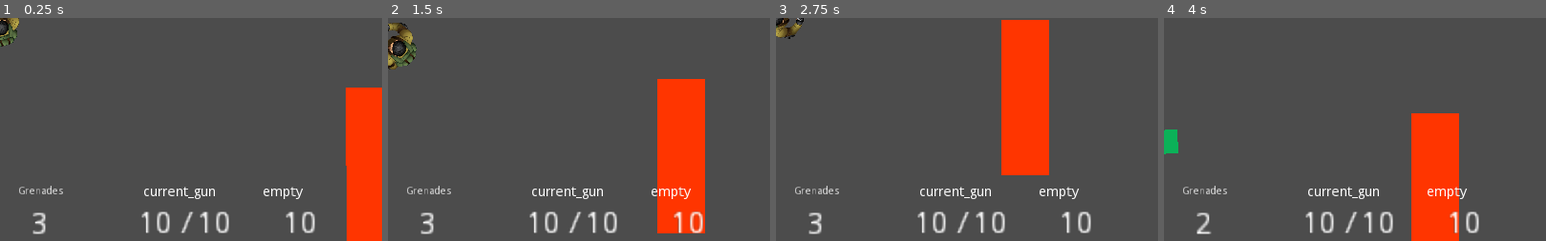
Above: before the commit, frames 1-4 (left to right).
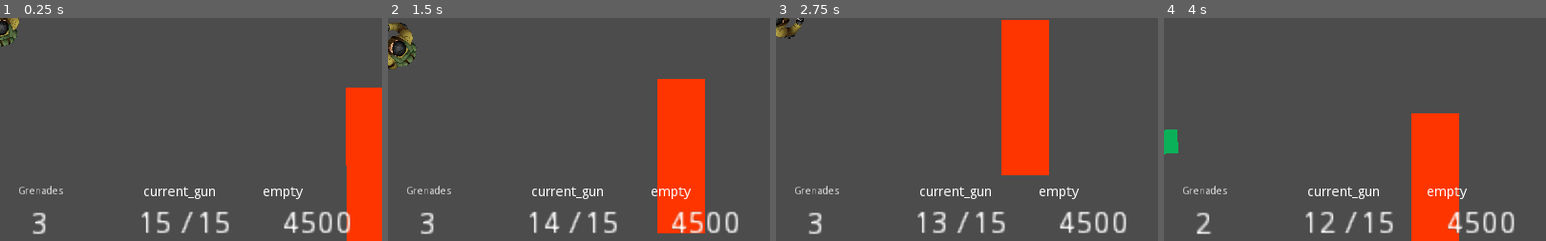
Above: after the commit, the same moments.

Repository: seffa1/ZombieGame
Game: Godot game, scene res://world.tscn
Same seed, same stepped clock (60 frames per second), same inputs: the game is played once before the commit and once after it.
Inputs (mouse positions are % of the whole screen's width and height, from its top left):
- Up to frame 1 (0.25 s): no input
- Up to frame 2 (1.5 s): move the mouse to (72, 45) at 0.52 s; press the mouse at (72, 45) at 0.53 s; hold D (right) 0.53-1.28 s; tap Space (melee) at 0.8, 1.35 s; move the mouse to (30, 55) at 1.27 s; release the mouse at (30, 55) at 1.28 s; hold S (down) from 1.28 s (still down)
- Up to frame 3 (2.75 s): click (30, 55) at 1.55 s; move the mouse to (60, 28) at 2.02 s; release S (down) at 2.03 s; press the mouse at (60, 28) at 2.03 s; hold D (right) from 2.03 s (still down); tap Space (melee) at 2.3 s
- Up to frame 4 (4 s): move the mouse to (45, 70) at 2.77 s; release D (right) at 2.78 s; release the mouse at (45, 70) at 2.78 s; hold W (up) 2.78-3.53 s; right-click (45, 70) at 2.85 s; click (45, 70) at 3.05 s; move the mouse to (80, 65) at 3.52 s; hold A (left) from 3.53 s (still down); hold F (interact) from 3.53 s (still down); tap Space (melee) at 3.8 s
The pictures show only the part of the screen within x 50-100%, y 48-98%; the shares and areas given below are measured in that part.

The runs differ from the first frame. In frame 1, 1.2% of the frame differs, in the area x 41-92%, y 86-97%; in frame 2, 1.3%; in frame 3, 1.2%; in frame 4, 1.2%.
Error before the commit: Invalid set index 'wait_time' (on base: 'null instance') with value of type 'float'. (res://Pistol.gd:24)

Commit message:
moved fire rate logic to the animation player

Diff:
--- a/Gun.gd
+++ b/Gun.gd
@@ -12,17 +12,13 @@
 export var GUN_NAME : String
 
 # TODO: These will be controlled by player animations
-export var fire_rate = .06  # seconds / bullet (.06 is an irl m16)
 export var RELOAD_SPEED = 1
-var can_shoot = true  # This variable will be moved to the player
 
 onready var ammo = STARTING_AMMO setget set_ammo
 onready var clip_count = CLIP_SIZE setget set_clip_count
 
 # Called when the node enters the scene tree for the first time.
 func _ready():
-	$GunTimer.wait_time = fire_rate
-
 	# Connect this guns shoot method to the world
 	var world = get_node('/root/World')
 	self.connect("shoot", world, '_on_gun_shoot')
@@ -32,8 +28,6 @@
 	self.connect('updateHUD', hud, '_on_update_hud_gun')
 	emit_signal("updateHUD", clip_count, CLIP_SIZE, ammo)
 
-	pass # Replace with function body.
-
 func set_ammo(_value):
 	ammo = _value
 	emit_signal("updateHUD", clip_count, CLIP_SIZE, ammo)
@@ -42,40 +36,17 @@
 	clip_count = _value
 	emit_signal("updateHUD", clip_count, CLIP_SIZE, ammo)
 
-# Called every frame. 'delta' is the elapsed time since the previous frame.
-#func _process(delta):
-#	# i could change this is "just_pressed" for a single shot gun
-#	if SINGLE_FIRE:
-#		if Input.is_action_just_pressed("click"):
-#			shoot()
-#	else:
-#		if Input.is_action_pressed("click"):
-#			shoot()
-#
-#	if Input.is_action_just_pressed("reload"):
-#		reload()
+func shoot():
+	# create a bullet
+	var dir = Vector2(1,0).rotated(global_rotation)
 
+	# Emit bullet to the world with a reference to the player so the player can gain points if the bullet kills a zombie.
+	var player_shooting = get_parent()
+	emit_signal('shoot', Bullet, global_position, dir, damage, player_shooting)
 
-
-func shoot():
-	if can_shoot:
-		if clip_count == 0:
-			# tell player their gun is empty
-			return
-
-		# Automatic guns fire on a timer (fire rate)
-		if not SINGLE_FIRE:
-			can_shoot = false
-			$GunTimer.start()
-
-
-		# create a bullet
-		var dir = Vector2(1,0).rotated(global_rotation)
-#		print(dir)
-		var player_shooting = get_parent()
-		emit_signal('shoot', Bullet, global_position, dir, damage, player_shooting)
-		clip_count -= 1
-		emit_signal("updateHUD", clip_count, CLIP_SIZE, ammo)
+	# Update the clip count
+	clip_count -= 1
+	emit_signal("updateHUD", clip_count, CLIP_SIZE, ammo)
 
 
 func reload():
@@ -93,7 +64,3 @@
 	ammo -= amount_to_fill
 	clip_count += amount_to_fill
 	emit_signal("updateHUD", clip_count, CLIP_SIZE, ammo)
-
-
-func _on_GunTimer_timeout():
-	can_shoot = true
--- a/Pistol.tscn
+++ b/Pistol.tscn
@@ -8,8 +8,7 @@
 script = ExtResource( 1 )
 Bullet = ExtResource( 3 )
 CLIP_SIZE = 15
-RELOAD_SPEED = 3
 damage = 1
-fire_rate = 1.0
 SINGLE_FIRE = true
 GUN_NAME = "PISTOL"
+RELOAD_SPEED = 3
--- a/Player.gd
+++ b/Player.gd
@@ -49,6 +49,7 @@
 	"SINGLE_FIRE": null
 }
 var can_switch_weapons = true
+var can_shoot = true  # Controller by gun shoot animations
 
 # Grenades
 var MAX_GRENADE_COUNT = 10
@@ -89,10 +90,10 @@
 			melee()
 
 		if single_fire:
-			if Input.is_action_just_pressed("click"):
+			if Input.is_action_just_pressed("click") and can_shoot:
 				shoot()
 		else:
-			if Input.is_action_pressed("click"):
+			if Input.is_action_pressed("click") and can_shoot:
 				shoot()
 
 		if Input.is_action_just_pressed("reload"):
@@ -209,9 +210,9 @@
 	for _node in get_children():
 		if _node.get_filename() == current_gun.get_path():
 			var gun = _node
-			if gun.clip_count > 0 and gun.can_shoot:
+			if gun.clip_count > 0:
+				can_shoot = false
 				gun.shoot()
-
 				# Call the correct animation for the correct gun
 				# TODO: decouple this
 				match gun.GUN_NAME:
@@ -380,6 +381,10 @@
 	$HealTimer.start(HEALTH_REGEN_AFTER_DAMAGE_RATE)
 	animation_state_machine.travel("take_damage")
 
+func _on_shootAnimation_finished():
+	can_shoot = true
+
+
 func _on_RoomDetector_area_entered(area):
 	current_rooms[area.name] = area
 
@@ -391,29 +396,23 @@
 func _on_HealTimer_timeout():
 	can_heal = true
 
-
 func _on_InteractDetector_body_entered(body):
 	interactables.append(body)
 
-
 func _on_InteractDetector_body_exited(body):
 	interactables.erase(body)
 
-
 func _on_SwitchWeaponTimer_timeout():
 	can_switch_weapons = true
-
 
 func _on_MeleeDetector_body_entered(body):
 	print("Body entered")
 	meleeable_zombies.append(body)
 
-
 func _on_MeleeDetector_body_exited(body):
 	print("body exited")
 	meleeable_zombies.erase(body)
 
-
 func _on_Timer_timeout():
 	can_melee = true
 	melee_lunge = false
--- a/Player.tscn
+++ b/Player.tscn
@@ -364,6 +364,20 @@
 "update": 0,
 "values": [ Vector2( 48, 16 ) ]
 }
+tracks/4/type = "method"
+tracks/4/path = NodePath(".")
+tracks/4/interp = 1
+tracks/4/loop_wrap = true
+tracks/4/imported = false
+tracks/4/enabled = true
+tracks/4/keys = {
+"times": PoolRealArray( 0.15 ),
+"transitions": PoolRealArray( 1 ),
+"values": [ {
+"args": [  ],
+"method": "_on_shootAnimation_finished"
+} ]
+}
 
 [sub_resource type="Animation" id=14]
 resource_name = "pistol_walk"
@@ -474,7 +488,7 @@
 }
 
 [sub_resource type="Animation" id=34]
-resource_name = "riffle_shot"
+resource_name = "riffle_shoot"
 length = 0.25
 step = 0.05
 tracks/0/type = "value"
@@ -525,6 +539,20 @@
 "update": 1,
 "values": [ 0, 1, 2, 3, 4 ]
 }
+tracks/4/type = "method"
+tracks/4/path = NodePath(".")
+tracks/4/interp = 1
+tracks/4/loop_wrap = true
+tracks/4/imported = false
+tracks/4/enabled = true
+tracks/4/keys = {
+"times": PoolRealArray( 0.25 ),
+"transitions": PoolRealArray( 1 ),
+"values": [ {
+"args": [  ],
+"method": "_on_shootAnimation_finished"
+} ]
+}
 
 [sub_resource type="Animation" id=35]
 resource_name = "riffle_walk"
@@ -620,8 +648,8 @@
 [sub_resource type="AnimationNodeAnimation" id=36]
 animation = "riffle_idle"
 
-[sub_resource type="AnimationNodeAnimation" id=37]
-animation = "riffle_shot"
+[sub_resource type="AnimationNodeAnimation" id=53]
+animation = "riffle_shoot"
 
 [sub_resource type="AnimationNodeAnimation" id=38]
 animation = "riffle_walk"
@@ -666,27 +694,27 @@
 
 [sub_resource type="AnimationNodeStateMachineTransition" id=42]
 
-[sub_resource type="AnimationNodeStateMachineTransition" id=43]
-
-[sub_resource type="AnimationNodeStateMachineTransition" id=44]
-
-[sub_resource type="AnimationNodeStateMachineTransition" id=45]
+[sub_resource type="AnimationNodeStateMachineTransition" id=47]
+
+[sub_resource type="AnimationNodeStateMachineTransition" id=48]
+
+[sub_resource type="AnimationNodeStateMachineTransition" id=49]
+
+[sub_resource type="AnimationNodeStateMachineTransition" id=50]
+
+[sub_resource type="AnimationNodeStateMachineTransition" id=51]
+
+[sub_resource type="AnimationNodeStateMachineTransition" id=52]
+
+[sub_resource type="AnimationNodeStateMachineTransition" id=54]
+
+[sub_resource type="AnimationNodeStateMachineTransition" id=55]
+
+[sub_resource type="AnimationNodeStateMachineTransition" id=56]
 switch_mode = 2
 auto_advance = true
 
-[sub_resource type="AnimationNodeStateMachineTransition" id=46]
-
-[sub_resource type="AnimationNodeStateMachineTransition" id=47]
-
-[sub_resource type="AnimationNodeStateMachineTransition" id=48]
-
-[sub_resource type="AnimationNodeStateMachineTransition" id=49]
-
-[sub_resource type="AnimationNodeStateMachineTransition" id=50]
-
-[sub_resource type="AnimationNodeStateMachineTransition" id=51]
-
-[sub_resource type="AnimationNodeStateMachineTransition" id=52]
+[sub_resource type="AnimationNodeStateMachineTransition" id=57]
 
 [sub_resource type="AnimationNodeStateMachine" id=10]
 states/melee_hit/node = SubResource( 27 )
@@ -701,13 +729,13 @@
 states/pistol_walk/position = Vector2( 377, 572.062 )
 states/riffle_idle/node = SubResource( 36 )
 states/riffle_idle/position = Vector2( 640, 481 )
-states/riffle_shot/node = SubResource( 37 )
-states/riffle_shot/position = Vector2( 556.5, 571.328 )
+states/riffle_shoot/node = SubResource( 53 )
+states/riffle_shoot/position = Vector2( 560.5, 572.031 )
 states/riffle_walk/node = SubResource( 38 )
 states/riffle_walk/position = Vector2( 734, 571.664 )
 states/take_damage/node = SubResource( 24 )
 states/take_damage/position = Vector2( 316.75, 311.477 )
-transitions = [ "pistol_idle", "pistol_walk", SubResource( 1 …(699 unchanged characters)… lk", "riffle_idle", SubResource( 42 ), "riffle_walk", "riffle_shot", SubResource( 43 ), "riffle_shot", "riffle_walk", SubResource( 44 ), "riffle_shot", "riffle_idle", SubResource( 45 ), "riffle_idle", "riffle_shot", SubResource( 46 ), "take_damage", "riffle_idle", SubResource( 47 ), "riffle_idle", "take_damage", SubResource( 48 ), "melee_hit", "riffle_idle", SubResource( 49 ), "riffle_idle", "melee_hit", SubResource( 50 ), "melee_miss", "riffle_idle", SubResource( 51 ), "riffle_idle", "melee_miss", SubResource( 52 ) ]
+transitions = [ "pistol_idle", "pistol_walk", SubResource( 1 …(699 unchanged characters)… lk", "riffle_idle", SubResource( 42 ), "take_damage", "riffle_idle", SubResource( 47 ), "riffle_idle", "take_damage", SubResource( 48 ), "melee_hit", "riffle_idle", SubResource( 49 ), "riffle_idle", "melee_hit", SubResource( 50 ), "melee_miss", "riffle_idle", SubResource( 51 ), "riffle_idle", "melee_miss", SubResource( 52 ), "riffle_walk", "riffle_shoot", SubResource( 54 ), "riffle_shoot", "riffle_walk", SubResource( 55 ), "riffle_shoot", "riffle_idle", SubResource( 56 ), "riffle_idle", "riffle_shoot", SubResource( 57 ) ]
 start_node = "pistol_idle"
 graph_offset = Vector2( 48, 262 )
 
@@ -747,7 +775,7 @@
 anims/pistol_shoot = SubResource( 13 )
 anims/pistol_walk = SubResource( 14 )
 anims/riffle_idle = SubResource( 33 )
-anims/riffle_shot = SubResource( 34 )
+anims/riffle_shoot = SubResource( 34 )
 anims/riffle_walk = SubResource( 35 )
 anims/take_damage = SubResource( 4 )
 
